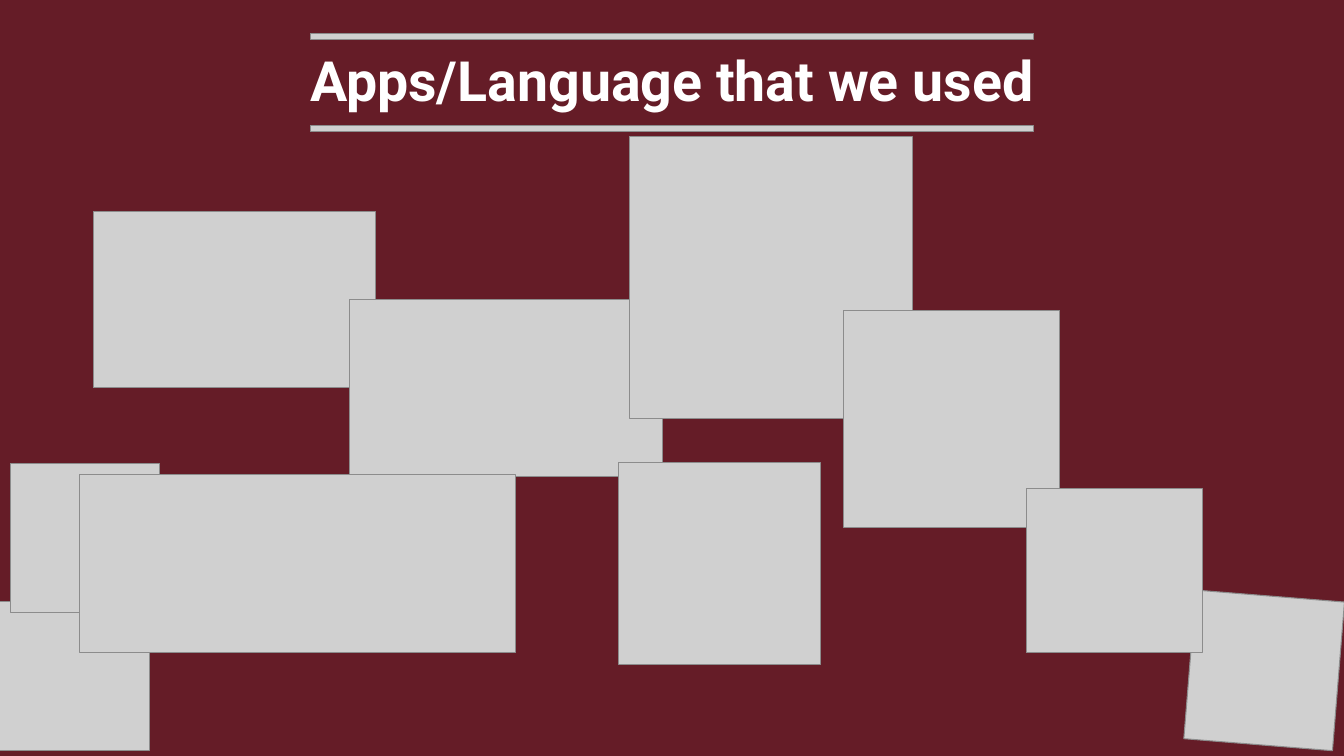
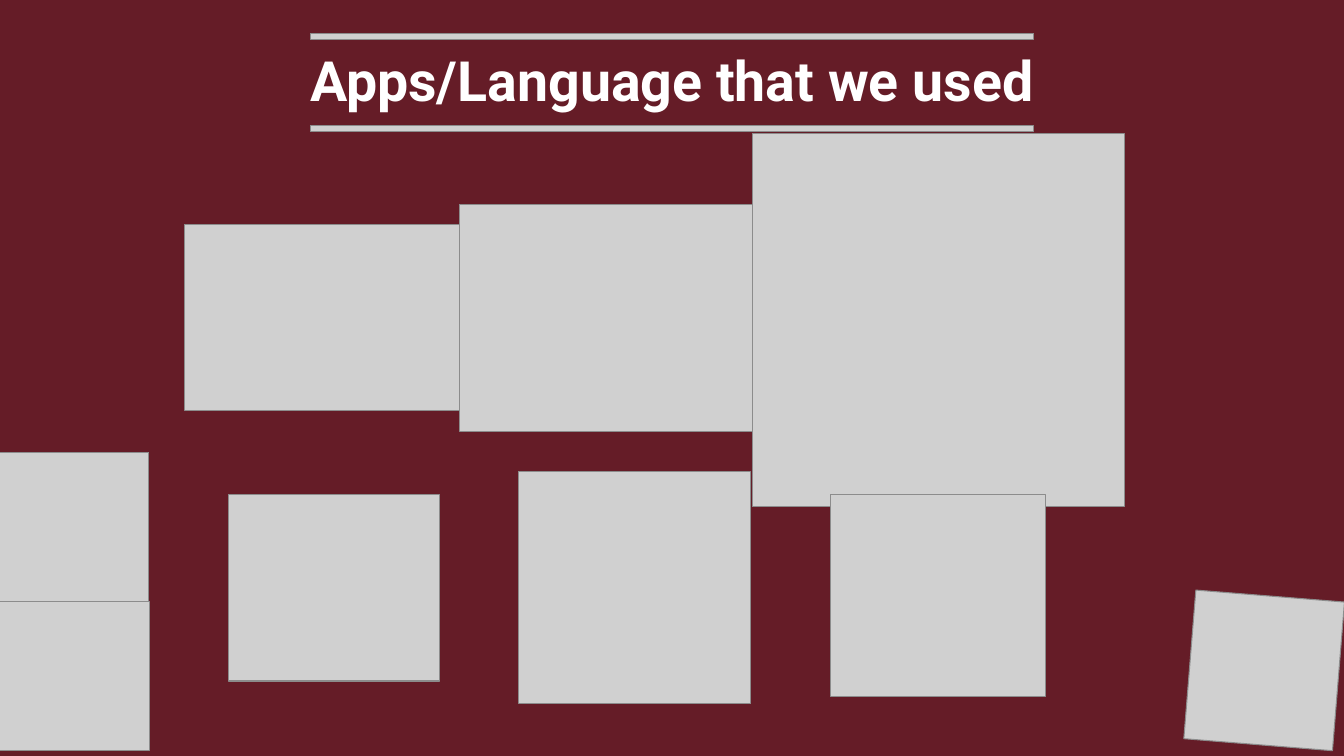
Before and after one commit to PIPetkova19/res-novas, a slide deck: slide 6 of Documents/Presentation.pptx. Drawn at 1344x756 pixels with LibreOffice and Linux fonts; fonts in the diff are those of the drawing; grey boxes stand for pictures; background and template pictures are left out. Boxes give left, top, right and bottom in pixels: in the first picture for what was removed or moved away, otherwise in the second. Text is boxed around its words. In the diff, an @@ line names an element or a change of style, - is before the commit and + after.

```diff
--- a/Documents/Presentation.pptx
+++ b/Documents/Presentation.pptx
@@ picture removed at [630,137,912,419] @@
@@ picture added at [752,134,1125,507] @@
@@ picture added at [460,205,811,432] @@
@@ picture removed at [94,212,376,388] @@
@@ picture added at [185,225,484,411] @@
@@ picture removed at [350,299,663,476] @@
@@ picture removed at [844,311,1061,527] @@
@@ picture: place and size @@
-picture at [10,464,159,613]
+picture at [0,452,149,601]
@@ picture removed at [80,475,516,653] @@
@@ picture added at [519,472,751,704] @@
@@ picture removed at [619,463,821,664] @@
@@ picture added at [229,495,440,682] @@
@@ picture added at [831,495,1047,697] @@
@@ picture removed at [1026,489,1203,653] @@
```
Also in this commit, not shown: 7 other slides changed.
